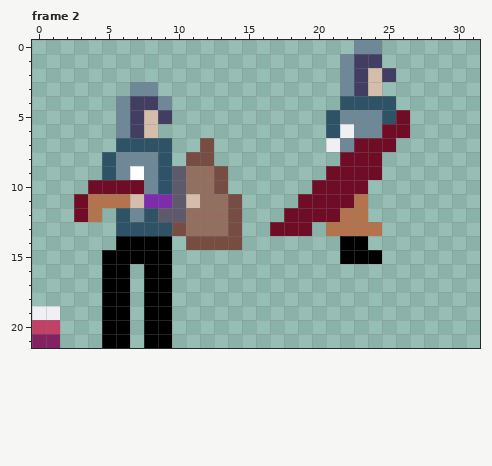
Edited in one commit: pixel-art file (L3 Project V2/Assets/Sprites/ASE/StupidPlayerIdea.aseprite). Above, as it was before the edit.
32x22 pixels, 3 frames. Shown: frame 2. The commit also changed other frames, which this record leaves out.
The same view after the edit:
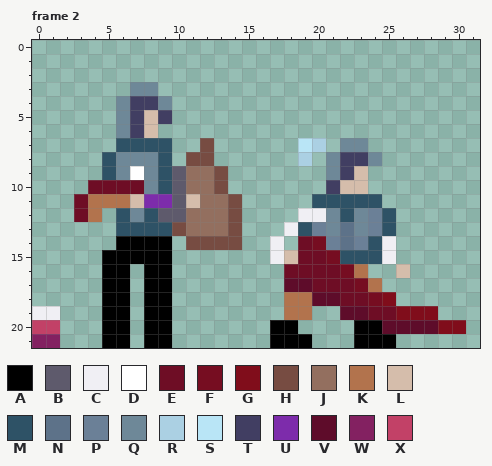
Palette (. is transparent): A #000000  B #5e5a6c  C #f0eff4  D #ffffff  E #6e0d25  F #760d21  G #800d1b  H #774c42  J #936f5f  K #b2734d  L #d5bdab  M #2e5266  N #5d7289  P #6b8097  Q #6e8898  R #abd0e3  S #b9e5f6  T #413e62  U #7d2cab  V #5e0c2a  W #832161  X #c24167
Difference:
layer "Layer 2" removed
Frame 2:
Colour A now appears in row 20 at x 17 to 18 and 23 to 24; in row 21 at x 17 to 19 and 23 to 25.
Colour C now appears in rows 14 to 15 at x 17 and 25.
The author changed colour E to colour C in row 12 at x 19 to 20; in row 13 at x 18.
Colour E now appears in row 14 at x 19; in row 15 at x 19 to 20; in row 16 at x 18 to 21; in row 17 at x 20 to 22; in row 18 at x 22 to 23; in row 19 at x 24 to 25.
Colour F now appears in row 14 at x 20; in row 15 at x 21; in row 16 at x 22; in row 17 at x 23; in row 18 at x 24.
Colour G now appears in row 18 at x 25; in row 19 at x 26 to 28; in row 20 at x 29 to 30.
Colour K now appears in row 16 at x 23; in row 17 at x 24; in rows 18 to 19 at x 18 to 19.
Colour L now appears in row 15 at x 18; in row 16 at x 26.
The author changed colour E to colour L in row 9 at x 23; in row 10 at x 22 to 23.
Colour M now appears in row 11 at x 24; in rows 12 to 13 at x 25; in row 14 at x 24.
The author changed colour A to colour M in row 15 at x 22 to 24.
The author changed colour E to colour M in row 11 at x 20 to 22; in row 13 at x 19.
The author changed colour K to colour M in row 11 at x 23; in row 12 at x 22.
The author changed colour A to colour N in row 14 at x 22.
The author changed colour K to colour N in row 13 at x 22.
Colour P now appears in row 12 at x 24; in row 13 at x 20; in row 14 at x 21.
The author changed colour A to colour P in row 14 at x 23.
The author changed colour K to colour P in row 13 at x 24.
Colour Q now appears in row 8 at x 21.
The author changed colour E to colour Q in row 7 at x 23; in row 8 at x 24; in row 9 at x 21; in row 12 at x 21.
The author changed colour K to colour Q in row 12 at x 23; in row 13 at x 21 and 23.
Colour R now appears in row 7 at x 20; in row 8 at x 19.
Colour S now appears in row 7 at x 19.
The author changed colour E to colour T in row 8 at x 22 to 23; in row 9 at x 22; in row 10 at x 21.
Colour V now appears in row 17 at x 18 to 19; in row 18 at x 20 to 21; in row 19 at x 22 to 23; in row 20 at x 25 to 28.
The author cleared colour C in row 6 at x 22; in row 7 at x 21.
The author cleared colour E in row 5 at x 26; in row 6 at x 25 to 26; in row 7 at x 24 to 25; in row 9 at x 24; in row 10 at x 20; in row 11 at x 19.
The author cleared colour E in row 12 at x 18; in row 13 at x 17.
The author cleared colour L in rows 2 to 3 at x 24.
The author cleared colour M in row 4 at x 22 to 25; in row 5 at x 21 and 25; in row 6 at x 21.
The author cleared colour Q in row 0 at x 23 to 24; in rows 1 to 3 at x 22; in row 5 at x 22 to 24; in row 6 at x 23 to 24.
The author cleared colour T in row 1 at x 23 to 24; in row 2 at x 23 and 25; in row 3 at x 23.
Boxes around the changes in both pictures, in picture pixels (x1, y1, x2, y2):
changed: (270, 40, 466, 348)
